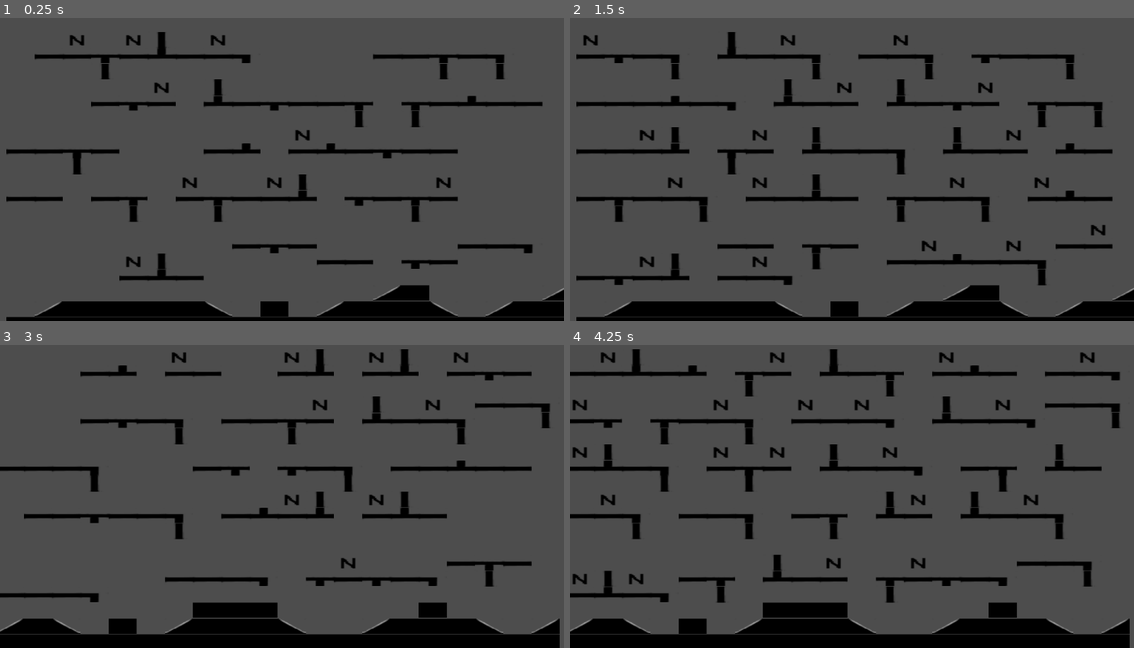
Above: before the commit, frames 1-4 (two rows, left to right).
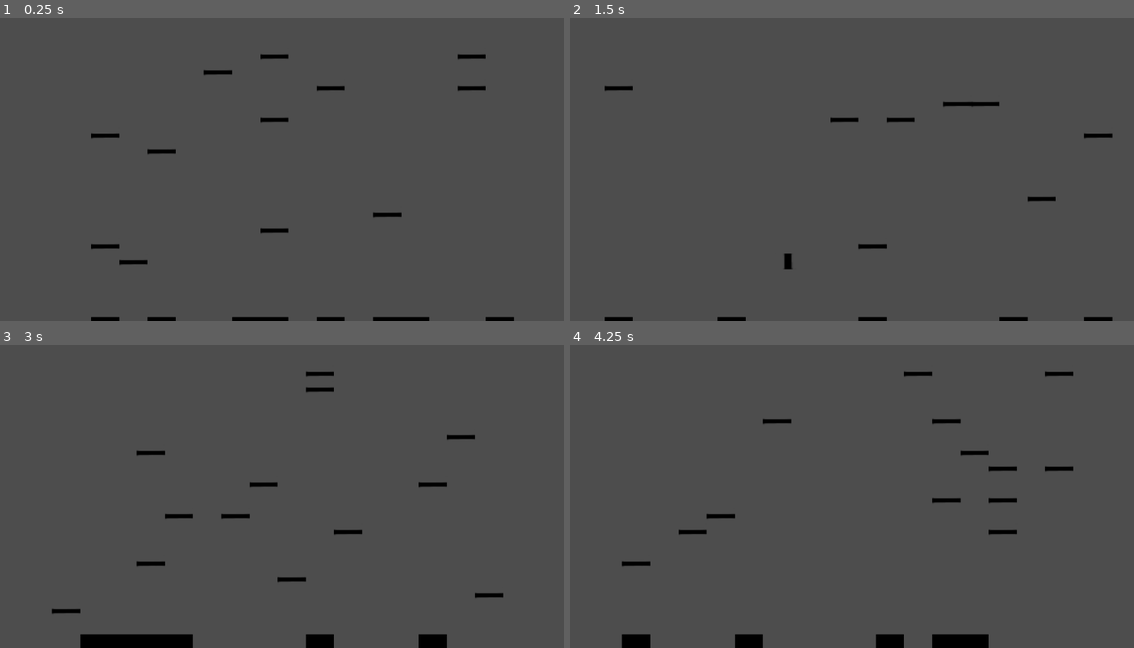
Above: after the commit, the same moments.

Repository: Deiuca/Platform-CA-Sincrono
Game: Godot game, scene res://progetto.tscn
Same seed, same stepped clock (60 frames per second), same inputs: the game is played once before the commit and once after it.
Inputs:
- Up to frame 1 (0.25 s): no input
- Up to frame 2 (1.5 s): tap Enter at 0.5 s; hold I 0.53-1.28 s; tap I at 1.35 s
- Up to frame 3 (3 s): tap Space at 2 s; hold R 2.03-2.78 s; tap I at 2.3, 2.85 s; tap Enter at 2.75 s
- Up to frame 4 (4.25 s): tap Space at 3.5 s; hold I from 3.53 s (still down)

The runs differ from the first frame. In frame 1, 12% of the frame differs, in the area x 1-100%, y 4-100%; in frame 2, 14%; in frame 3, 15%; in frame 4, 17%, in the area x 0-100%, y 1-100%.

Commit message:
Fix di Mappatura Vicinato

Diff:
--- a/cella.gd
+++ b/cella.gd
@@ -28,7 +28,7 @@
 	self.label.scale = Vector2(fmod(self.scale.x, 1)-0.2,fmod(self.scale.y, 1)-0.2)
 	#add_child(self.label)
 
-func determina_tipo():
+func determina_tipo() -> Init.tipi:
 
 	var num_vicini_muro = vicini_con_stato(Init.tipi.MURO)
 	var num_vicini_aria = vicini_con_stato(Init.tipi.ARIA)
@@ -39,76 +39,82 @@
 	#(1) Se tutti vicini sono ARIA % diventi muro
 	if (num_vicini_aria + num_vicini_allargati_aria) == 24 :
 		if( self.tipo == Init.tipi.ARIA ):
-			probabilita_diventi_tipo(8.0, Init.tipi.PLATFORM)
-			return
+			if determina_se_accade(8.0):
+				return Init.tipi.PLATFORM
 
 	#(2) Se Gsx G Gdx sono muro % diventi muro
 	if(are_cells_stato([7, 6, 5], Init.tipi.MURO) and are_cells_stato([2, 0, 1], Init.tipi.ARIA)):
 		if  not are_cells_stato([3], [Init.tipi.MURO_RAMPA_DOWN, Init.tipi.MURO_RAMPA_UP]) and not are_cells_stato([4], [Init.tipi.MURO_RAMPA_DOWN, Init.tipi.MURO_RAMPA_UP]):
-			if probabilita_diventi_tipo(30.0, Init.tipi.MURO):
-				return
+			if determina_se_accade(30.0):
+				return Init.tipi.MURO
 
 	#(3) Se a VDx,Dx,Sx,VSx è piattaforma, favorisce che diventi ARIA
 	if are_cells_stato([3, 4, 15,16], [Init.tipi.PLATFORM, Init.tipi.PLATFORM_OBSTACLE, Init.tipi.PLATFORM_OBSTACLE_DOWN]) and not are_cells_stato([1], Init.tipi.VERTICALE):
-		if probabilita_diventi_tipo(30.0, Init.tipi.ARIA):
-			return
+		if determina_se_accade(30.0):
+			return Init.tipi.ARIA
 
 	#(4) Se Dx è PIATTAFORMA e sotto e sopra è aria, diventa piattaforma
 	if are_cells_stato([4], Init.tipi.PLATFORM, true) and are_cells_stato([6, 1], Init.tipi.ARIA, true ) and not are_cells_stato([3], Init.tipi.EDGE_DOWN):
 		if(num_vicini_allargati_piattaforma < 4):
-			if probabilita_diventi_tipo(20.0, Init.tipi.PLATFORM):
-				return
+			if determina_se_accade(20.0):
+				return Init.tipi.PLATFORM
 
 	#(5) Se Sx è PIATTAFORMA e sotto e sopra è aria, diventa % PLATFORM
 	if are_cells_stato([3], Init.tipi.PLATFORM, true) and num_vicini_aria == 7:
 		if(num_vicini_allargati_piattaforma < 4):
-			if probabilita_diventi_tipo(20.0, Init.tipi.PLATFORM):
-				return
+			if determina_se_accade(20.0):
+				return Init.tipi.PLATFORM
 
 	#(6) Se VSx, Sx è platform & Dx aria, % diventa EDGE
 	if(are_cells_stato([3, 15], Init.tipi.PLATFORM, true)):
 		if are_cells_stato([4], Init.tipi.ARIA):
-			if probabilita_diventi_tipo(15.0, Init.tipi.EDGE_DOWN):
-				return
+			if determina_se_accade(15.0):
+				return Init.tipi.EDGE_DOWN
 
 	#(7) Se Sx Dx è platform, può diventare ostacolo. Ostacolo 50% Up 50% Down
 	if(are_cells_stato([3,4], Init.tipi.PLATFORM, true)):
 		if determina_se_accade(25.0):
-			if not probabilita_diventi_tipo(50.0, Init.tipi.PLATFORM_OBSTACLE):
-				set_tipo(Init.tipi.PLATFORM_OBSTACLE_DOWN)
-			return
+			if determina_se_accade(50.0):
+				return Init.tipi.PLATFORM_OBSTACLE
+			else:
+				return Init.tipi.PLATFORM_OBSTACLE_DOWN
 
 	#(10) Verticale se sopra PLATFORM_OBSTACLE_DOWN down e EDGE DOWN e sotto aria e lontano da platform
 	#	 Se VG hs un PLATFORM_OBSTACLE EDGE_DOWN PLATFORM -> più probabile VER|TICAlE
 	if are_cells_stato([1], [Init.tipi.PLATFORM_OBSTACLE_DOWN, Init.tipi.EDGE_DOWN], true) and are_cells_stato([6], Init.tipi.ARIA):
 		if are_cells_stato([21], [Init.tipi.PLATFORM_OBSTACLE, Init.tipi.EDGE_DOWN, Init.tipi.PLATFORM]):
-			set_tipo(Init.tipi.VERTICALE)
-			return
+			return Init.tipi.VERTICALE
 		else:
-			if probabilita_diventi_tipo(15.0, Init.tipi.VERTICALE):
-					return
+			if determina_se_accade(15.0):
+				return Init.tipi.VERTICALE
 
 	#(11) Verticale se sotto PLATFORM_OBSTACLE
 	if are_cells_stato([6], Init.tipi.PLATFORM_OBSTACLE, true):
-		if probabilita_diventi_tipo(40.0, Init.tipi.VERTICALE):
-				return
+		if determina_se_accade(40.0):
+				return Init.tipi.VERTICALE
 
 	#(12) Se VSx o Sx o VDx o Dx -> % NEMICO
 	var cond1 = are_cells_stato([7], Init.tipi.PLATFORM_OBSTACLE, true)
 	var cond2 = are_cells_stato([17], Init.tipi.PLATFORM_OBSTACLE, true)
 	var cond3 = are_cells_stato([18], Init.tipi.PLATFORM_OBSTACLE, true)
 	if are_cells_stato([5], Init.tipi.PLATFORM_OBSTACLE, true) or cond1 or cond2 or cond3:
-		probabilita_diventi_tipo(30.0, Init.tipi.NEMICO)
+		if determina_se_accade(30.0):
+				return Init.tipi.NEMICO
+
+	#Se nessuna regola applicata:
+	return self.default_tipo
 
 	#Regole x RAMPE MURO
 
 	#(13) Se Sx MURO; Dx ARIA; S MURO; SDx NON MURO
 	if are_cells_stato([3], Init.tipi.MURO) and are_cells_stato([4], Init.tipi.ARIA) and are_cells_stato([6], Init.tipi.MURO, true) and  not are_cells_stato([7], Init.tipi.MURO_RAMPA_DOWN, true) :
-		probabilita_diventi_tipo(40.0, Init.tipi.MURO_RAMPA_DOWN)
+		if determina_se_accade(40.0):
+				return Init.tipi.MURO_RAMPA_DOWN
 
 	#(14) Se Dx MURO; Sx ARIA; S MURO; SSx NON MURO
 	if are_cells_stato([4], Init.tipi.MURO) and are_cells_stato([3], Init.tipi.ARIA) and are_cells_stato([6], Init.tipi.MURO, true) and not are_cells_stato([5], Init.tipi.MURO_RAMPA_UP, true):
-		probabilita_diventi_tipo(40.0, Init.tipi.MURO_RAMPA_UP)
+		if determina_se_accade(40.0):
+				return Init.tipi.MURO_RAMPA_UP
 
 	#(15) Se Dx e SX MURO -> MURO
 	if are_cells_stato([4], Init.tipi.MURO) and are_cells_stato([3], Init.tipi.MURO):
@@ -213,13 +219,6 @@
 		return true
 	return false
 
-func probabilita_diventi_tipo(probabilita : float, tipo_da_settare : Init.tipi)-> bool:
-	if determina_se_accade(probabilita):
-			if self.tipo != tipo_da_settare:
-				self.set_tipo(tipo_da_settare)
-				return true
-	return false
-
 func vicini_con_stato(tipo : Init.tipi) -> int:
 	var contatore = 0
 	for vicino in vicini:
--- a/generatore_livello.gd
+++ b/generatore_livello.gd
@@ -60,7 +60,7 @@
 		var cella = self.celle[indx]
 		#Pattern dei viini: SuSx, Su, SuDx, Sx, Dx, GiuSx, Giu, GiuDx
 		#Sx
-		if (indx-1) >= 0:
+		if (indx-1) >= 0 and indx/self.width == (indx-1)/self.width:
 			cella.vicini[3] = self.celle[indx-1]
 		#Dx
 		@warning_ignore("integer_division", "integer_division", "integer_division")
@@ -74,10 +74,10 @@
 			cella.vicini[6] = self.celle[indx+self.width]
 		#SuSx
 		if(indx-(self.width+1)) >= 0:
-			cella.vicini[0] = self.celle[indx-(self.width+1)]
+			cella.vicini[0] = self.celle[indx-self.width].vicini[3]
 		#SuDx
 		if ((indx-(self.width-1))/self.width) != indx/self.width:
-			cella.vicini[2] = self.celle[indx-(self.width-1)]
+			cella.vicini[2] = self.celle[indx-self.width].vicini[4]
 		#GiuSx
 		if (indx+(self.width-1)) < self.celle.size() and ((indx+(self.width-1))/self.width) != indx/self.width:
 			cella.vicini[5] = self.celle[indx+(self.width-1)]
@@ -92,26 +92,37 @@
 			cella.vicinato_allargato[0] = suSx.vicini[0]
 			cella.vicinato_allargato[1] = suSx.vicini[1]
 			cella.vicinato_allargato[5] = suSx.vicini[3]
-			cella.vicinato_allargato[2] = suSx.vicini[2]
-			cella.vicinato_allargato[7] = suSx.vicini[5]
+			#cella.vicinato_allargato[2] = suSx.vicini[2]
+			#cella.vicinato_allargato[7] = suSx.vicini[5]
+		if cella.vicini[1] != null:
+			var su = cella.vicini[1]
+			cella.vicinato_allargato[2] = su.vicini[1]
+		if cella.vicini[3] != null:
+			var sx = cella.vicini[3]
+			cella.vicinato_allargato[7] = sx.vicini[3]
 		if cella.vicini[2] != null:
 			var suDx = cella.vicini[2]
 			cella.vicinato_allargato[3] = suDx.vicini[1]
 			cella.vicinato_allargato[4] = suDx.vicini[2]
 			cella.vicinato_allargato[6] = suDx.vicini[4]
-			cella.vicinato_allargato[8] = suDx.vicini[7]
+			#cella.vicinato_allargato[8] = suDx.vicini[7]
+		if cella.vicini[4] != null:
+			var dx = cella.vicini[4]
+			cella.vicinato_allargato[8] = dx.vicini[4]
 		if cella.vicini[7] != null:
 			var giuDx = cella.vicini[7]
 			cella.vicinato_allargato[10] = giuDx.vicini[4]
 			cella.vicinato_allargato[15] = giuDx.vicini[7]
 			cella.vicinato_allargato[14] = giuDx.vicini[6]
-			cella.vicinato_allargato[13] = giuDx.vicini[5]
+			#cella.vicinato_allargato[13] = giuDx.vicini[5]
+		if cella.vicini[6] != null:
+			var giu = cella.vicini[6]
+			cella.vicinato_allargato[13] = giu.vicini[6]
 		if cella.vicini[5] != null:
 			var giuSx = cella.vicini[5]
 			cella.vicinato_allargato[12] = giuSx.vicini[6]
 			cella.vicinato_allargato[11] = giuSx.vicini[5]
 			cella.vicinato_allargato[9] = giuSx.vicini[3]
-			cella.vicinato_allargato[7] = giuSx.vicini[0]
 
 	#Ultima riga collassata a muro x fare pavimento
 	for e in range((self.width*self.height)-self.width, (self.width*self.height)):
@@ -129,18 +140,19 @@
 		self.celle[i].label.text = str(i)
 		self.livello.add_child(self.celle[i])
 
-var test_counter = 0
-var numero_CA = 12
+var count = 0
 # Called every frame. 'delta' is the elapsed time since the previous frame.
 func _process(delta):
-	if self.test_counter < self.numero_CA:
+	while self.count < 20:
 		cellular_automata()
-		self.test_counter += 1
-	if self.test_counter == (self.numero_CA):
-		for i in range(self.celle.size()):
-			self.celle[i].correggi()
+		#TODO METODO CORREZIONI
+		self.count += 1
 
-#Determina il nuovo stato delle celle
 func cellular_automata():
+	var nuova_griglia_stati = []
 	for i in range(self.celle.size()):
-		self.celle[i].determina_tipo()
+		if i == 49:
+			pass
+		nuova_griglia_stati.append(self.celle[i].determina_tipo())
+	for i in range(self.celle.size()):
+		self.celle[i].set_tipo(nuova_griglia_stati[i])
Not shown, changed: .DS_Store
